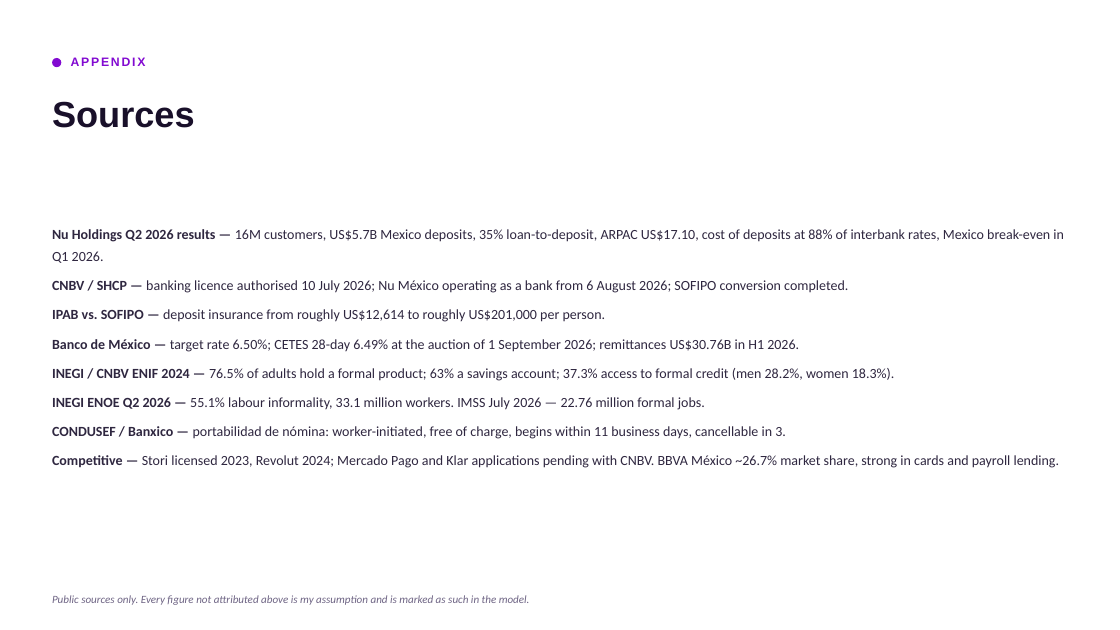
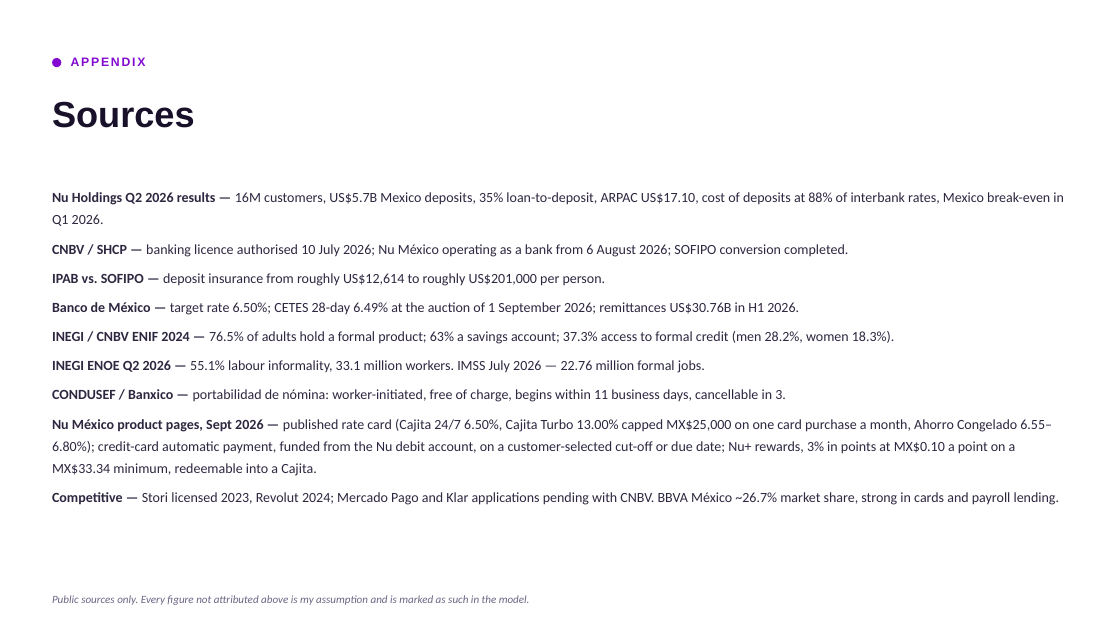
Before and after one commit to cemorr10-debug/nubank-case-prep, a slide deck: slide 17 of deck/Core_Mexico_Business_Case.pptx. Drawn at 1120x630 pixels with LibreOffice and Linux fonts; fonts in the diff are those of the drawing. Boxes give left, top, right and bottom in pixels: in the first picture for what was removed or moved away, otherwise in the second. Text is boxed around its words. In the diff, an @@ line names an element or a change of style, - is before the commit and + after.

```diff
--- a/deck/Core_Mexico_Business_Case.pptx
+++ b/deck/Core_Mexico_Business_Case.pptx
@@ text at <box>52,419,1052,476</box>: paragraph added @@
+Nu México product pages, Sept 2026 — published rate card (Cajita 24/7 6.50%, Cajita Turbo 13.00% capped MX$25,000 on one card purchase a month, Ahorro Congelado 6.55–6.80%); credit-card automatic payment, funded from the Nu debit account, on a customer-selected cut-off or due date; Nu+ rewards, 3% in points at MX$0.10 a point on a MX$33.34 minimum, redeemable into a Cajita.
```
Also in this commit, not shown: 7 other slides changed, 5 other files.
